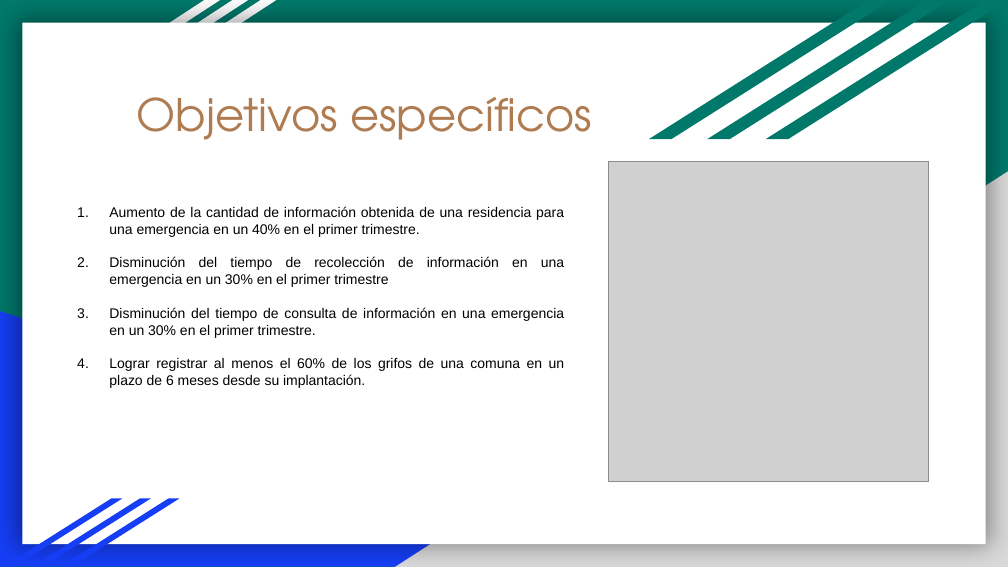
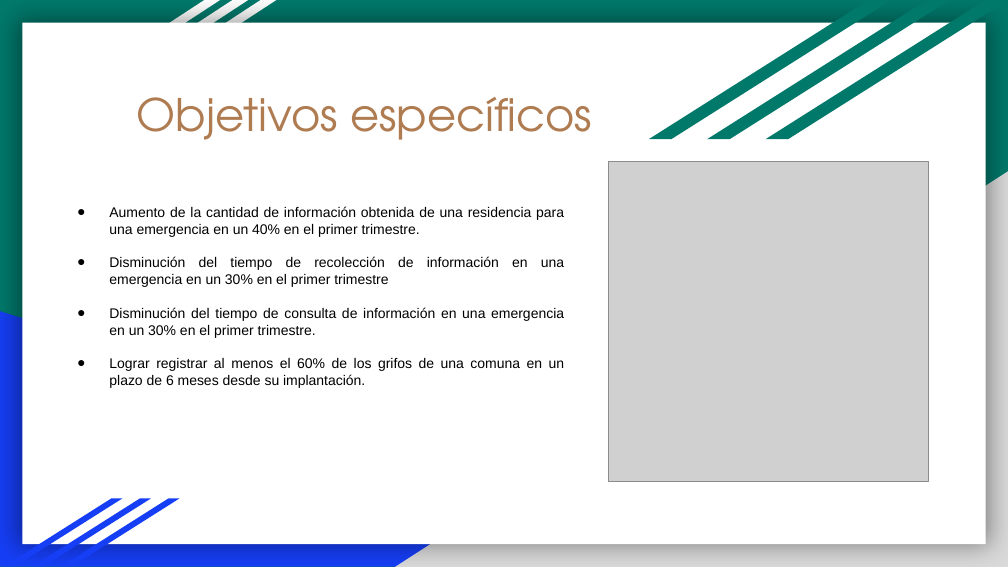
Before and after one commit to kfierroc/Capstone_G6_001, a slide deck: slide 6 of Fase 1/Evidencias Grupales/Presentación Fase 1.pptx (slide 10 before the commit). Drawn at 1008x567 pixels with LibreOffice and Linux fonts; fonts in the diff are those of the drawing; grey boxes stand for pictures. Boxes give left, top, right and bottom in pixels: in the first picture for what was removed or moved away, otherwise in the second. Text is boxed around its words. In the diff, an @@ line names an element or a change of style, - is before the commit and + after.

```diff
--- a/Fase 1/Evidencias Grupales/Presentación Fase 1.pptx
+++ b/Fase 1/Evidencias Grupales/Presentación Fase 1.pptx
@@ text "Aumento de la cantidad de ..." at (109,206,565,388): bullet 1. to ● @@
```
Also in this commit, not shown: 1 other slide changed, 4 other files.
